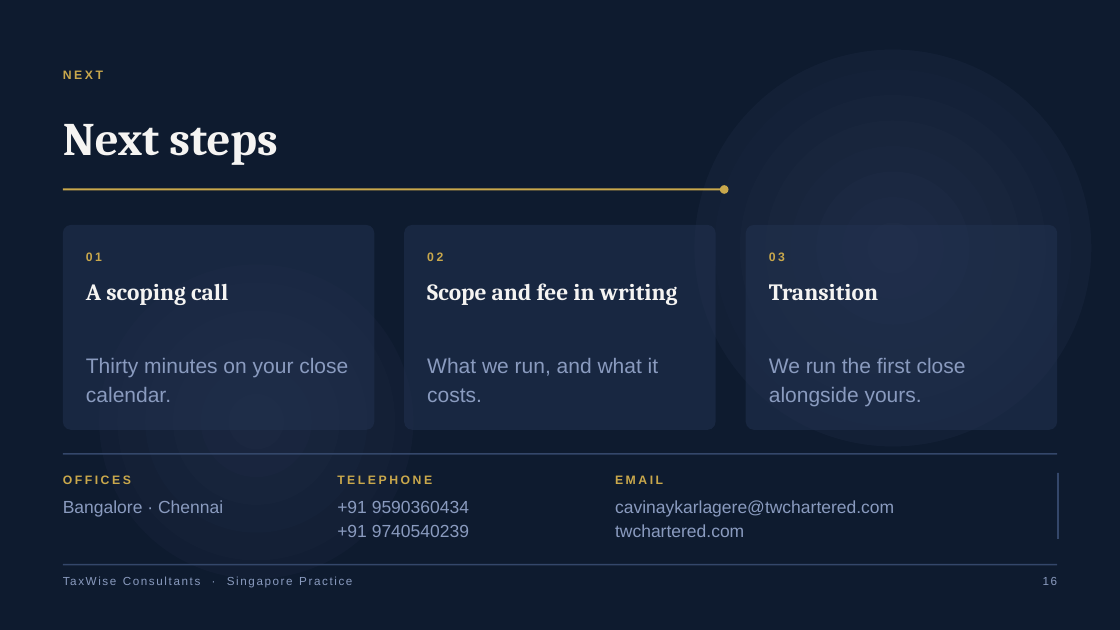
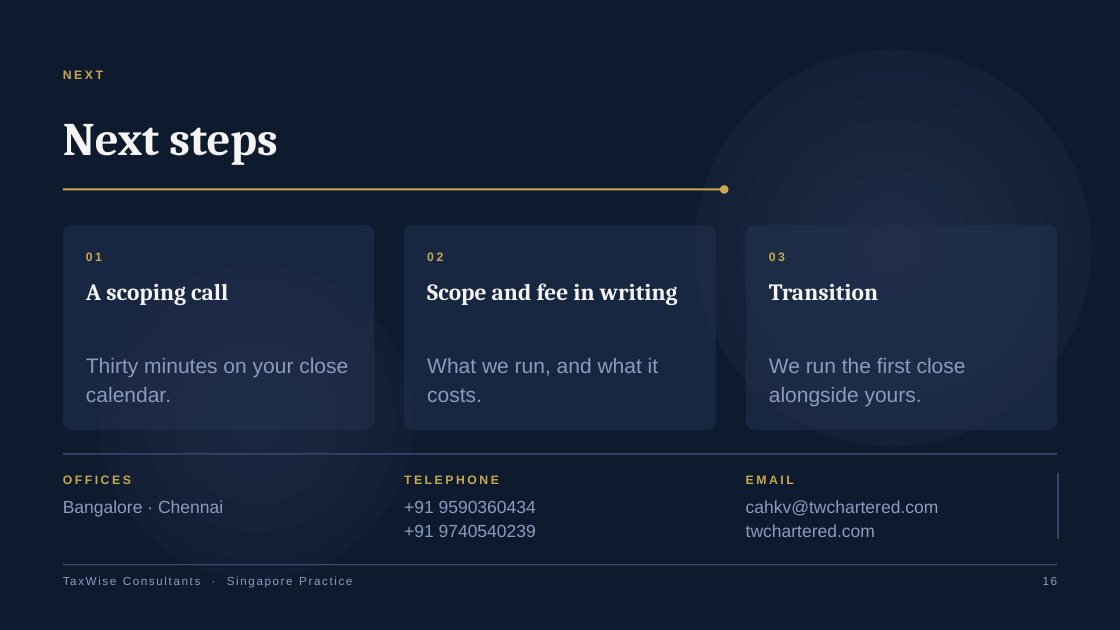
Before and after one commit to jnanottamgy/taxwise_consultants, a slide deck: slide 16 of singapore-deck/taxwise-singapore.pptx. Drawn at 1120x630 pixels with LibreOffice and Linux fonts; fonts in the diff are those of the drawing. Boxes give left, top, right and bottom in pixels: in the first picture for what was removed or moved away, otherwise in the second. Text is boxed around its words. In the diff, an @@ line names an element or a change of style, - is before the commit and + after.

```diff
--- a/singapore-deck/taxwise-singapore.pptx
+++ b/singapore-deck/taxwise-singapore.pptx
@@ text "TELEPHONE": place and size @@
-text "TELEPHONE" at [337, 475, 432, 484]
+text "TELEPHONE" at [404, 475, 499, 484]
@@ text "EMAIL": place and size @@
-text "EMAIL" at [615, 475, 663, 484]
+text "EMAIL" at [746, 475, 794, 484]
@@ text "+91 9590360434": place and size @@
-text "+91 9590360434" at [337, 501, 469, 537]
+text "+91 9590360434" at [404, 501, 536, 537]
@@ text at [746, 500, 939, 516]: text changed @@
-cavinaykarlagere@twchartered.com
+cahkv@twchartered.com
@@ text "cahkv@twchartered.com": place and size @@
-text "cahkv@twchartered.com" at [615, 500, 894, 537]
+text "cahkv@twchartered.com" at [746, 500, 939, 537]
```
Also in this commit, not shown: 2 other slides changed, 2 other files.
